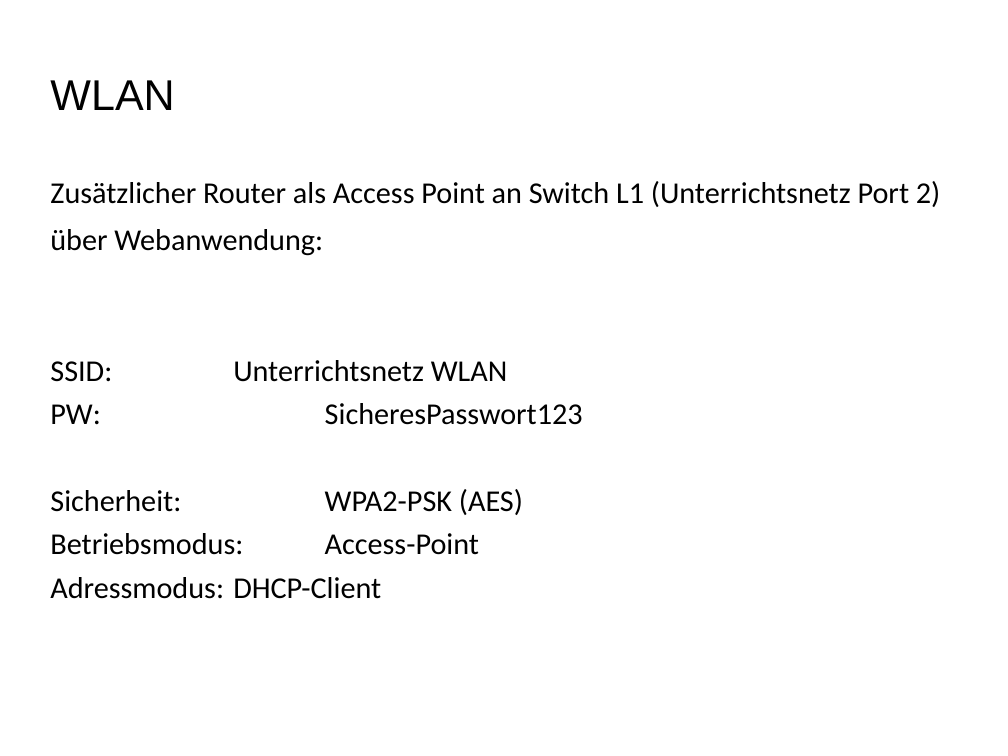
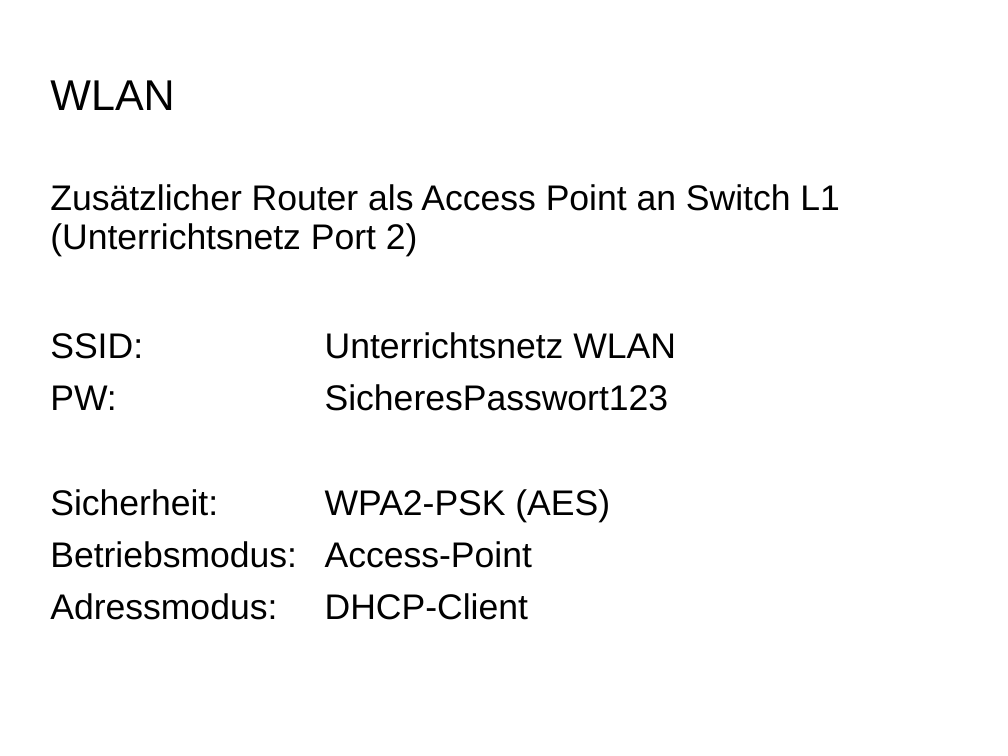
Before and after one commit to Projekt-IFA11D/components, a slide deck: slide 10 of organisation/presentation/finale_praesentation.odp. Drawn at 1008x756 pixels with LibreOffice and Linux fonts; fonts in the diff are those of the drawing; background and template pictures are left out. Boxes give left, top, right and bottom in pixels: in the first picture for what was removed or moved away, otherwise in the second. Text is boxed around its words. In the diff, an @@ line names an element or a change of style, - is before the commit and + after.

```diff
--- a/organisation/presentation/finale_praesentation.odp
+++ b/organisation/presentation/finale_praesentation.odp
@@ text "Zusätzlicher Router als Access Point ..." at [50, 184, 840, 620]: size 23.8 to 28 pt, font Calibri to Arial; line spacing 0.8 to 0.9; line spacing 0.7 to 0.8 @@
@@ text at [50, 229, 323, 256]: paragraph removed @@
-über Webanwendung:
```
Also in this commit, not shown: 5 other slides changed, 3 slides added, 1 slide removed.
